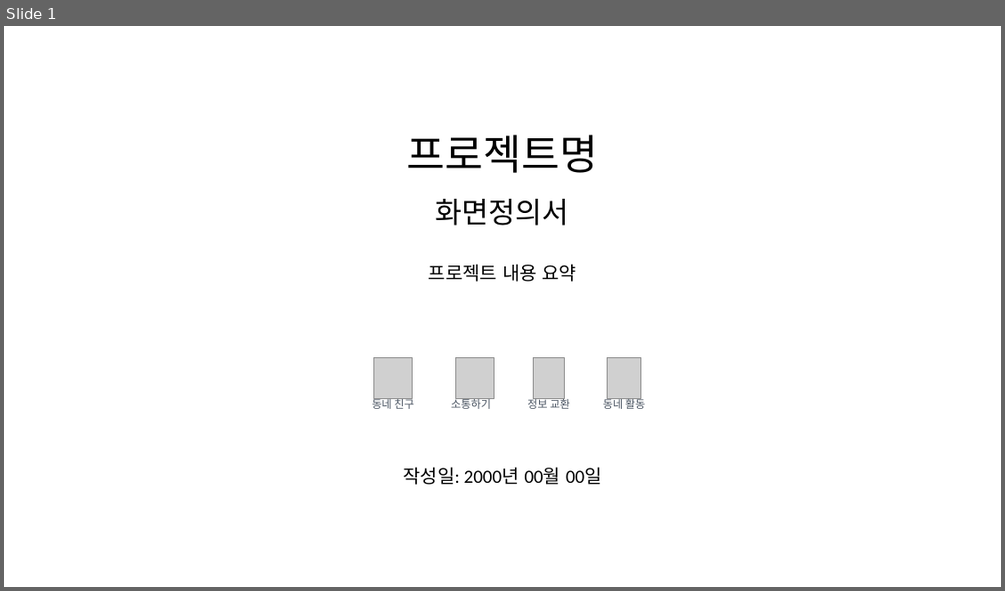
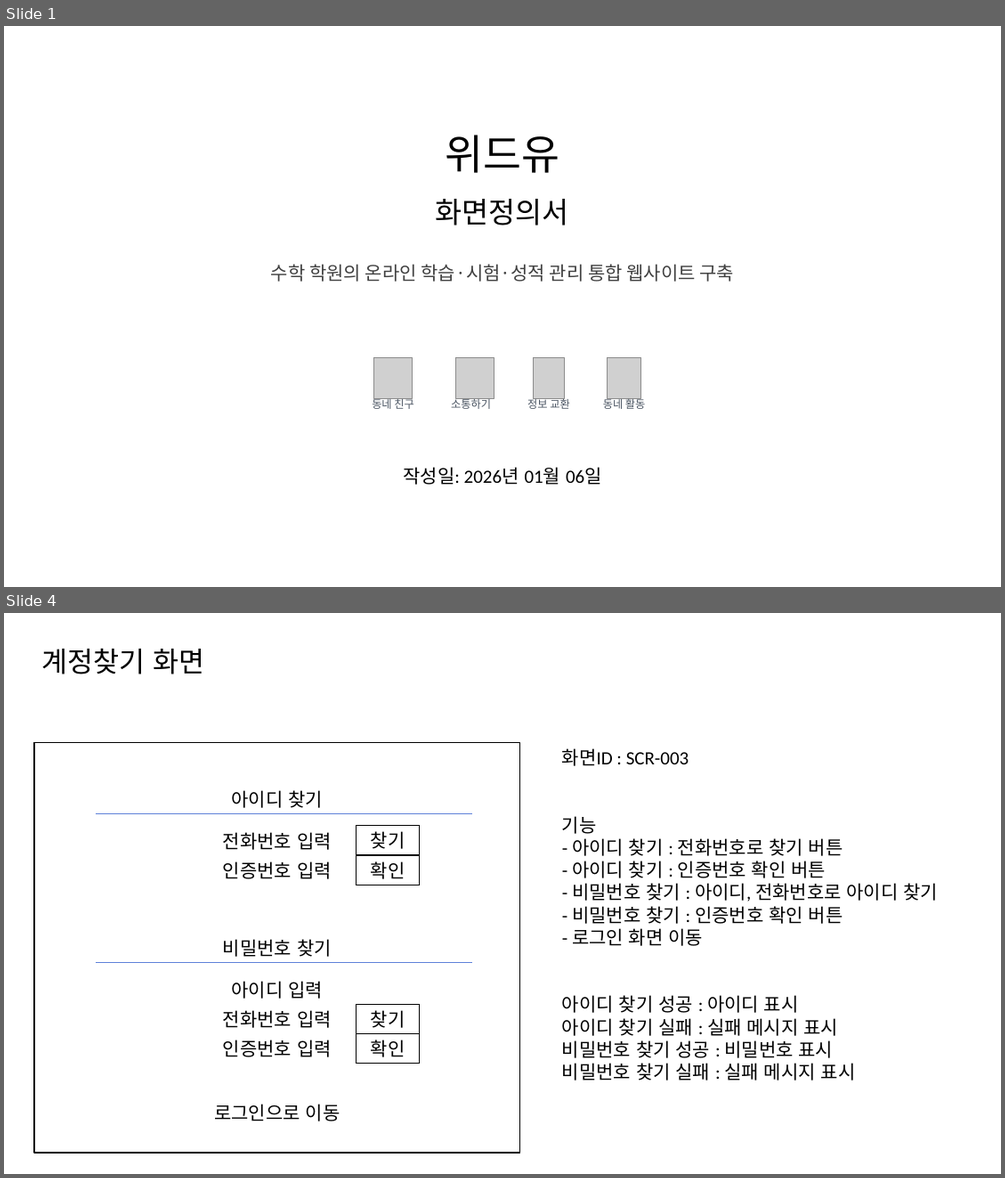
Before and after one commit to wjdgkr3386/withyou, a slide deck: docs/4_화면정의서/화면정의서.pptx. Shown one above the other, each under a label of ours: slide 1 before the commit, slides 1 and 4 after it; the slides between them are not shown. The pictures are 1005x591 and 1005x1178 pixels, drawn with LibreOffice and Linux fonts; fonts in the diff are those of the drawing; grey boxes stand for pictures. Boxes give left, top, right and bottom in pixels: in the first picture for what was removed or moved away, otherwise in the second. Text is boxed around its words. In the diff, an @@ line names an element or a change of style, - is before the commit and + after.

Commit message:
화면정의서 중간커밋

```diff
--- a/docs/4_화면정의서/화면정의서.pptx
+++ b/docs/4_화면정의서/화면정의서.pptx
@@ slide 4 added at box(4, 613, 1001, 1174), background #FFFFFF @@
@@ text added at box(41, 648, 204, 674), 27 pt, text #000000 @@
+계정찾기 화면
@@ rectangle added at box(34, 742, 520, 1153), fill #FFFFFF, outline #000000 1.5 pt @@
@@ text added at box(562, 748, 938, 1080), 18 pt, text #000000 @@
+화면ID : SCR-003
+기능
+- 아이디 찾기 : 전화번호로 찾기 버튼
+- 아이디 찾기 : 인증번호 확인 버튼
+- 비밀번호 찾기 : 아이디, 전화번호로 아이디 찾기
+- 비밀번호 찾기 : 인증번호 확인 버튼
+- 로그인 화면 이동
+아이디 찾기 성공 : 아이디 표시
+아이디 찾기 실패 : 실패 메시지 표시
+비밀번호 찾기 성공 : 비밀번호 표시
+비밀번호 찾기 실패 : 실패 메시지 표시
@@ text added at box(232, 790, 323, 808), 18 pt, text #000000 @@
+아이디 찾기
@@ line added from (96, 813) to (473, 813), #5E81D9 1 pt @@
@@ rectangle added at box(356, 826, 420, 854), outline #000000 0.75 pt, 18 pt, text #000000 @@
+찾기
@@ text added at box(223, 832, 332, 850), 18 pt, text #000000 @@
+전화번호 입력
@@ text added at box(223, 861, 332, 879), 18 pt, text #000000 @@
+인증번호 입력
@@ rectangle added at box(356, 855, 420, 884), outline #000000 0.75 pt, 18 pt, text #000000 @@
+확인
@@ text added at box(223, 939, 332, 957), 18 pt, text #000000 @@
+비밀번호 찾기
@@ line added from (96, 962) to (473, 962), #5E81D9 1 pt @@
@@ text added at box(232, 981, 323, 998), 18 pt, text #000000 @@
+아이디 입력
@@ text added at box(223, 1010, 332, 1028), 18 pt, text #000000 @@
+전화번호 입력
@@ rectangle added at box(356, 1004, 420, 1033), outline #000000 0.75 pt, 18 pt, text #000000 @@
+찾기
@@ text added at box(223, 1039, 332, 1057), 18 pt, text #000000 @@
+인증번호 입력
@@ rectangle added at box(356, 1034, 420, 1063), outline #000000 0.75 pt, 18 pt, text #000000 @@
+확인
@@ text added at box(214, 1103, 340, 1121), 18 pt, text #000000 @@
+로그인으로 이동
@@ slide 1 changed as well @@
@@ text at box(445, 135, 560, 173): text changed @@
-프로젝트명
+위드유
@@ text at box(271, 264, 734, 281): text changed; font Calibri to Noto Sans CJK KR; text colour #000000 to #404040 @@
-프로젝트 내용 요약
+수학 학원의 온라인 학습·시험·성적 관리 통합 웹사이트 구축
@@ text at box(403, 467, 602, 484): text changed @@
-작성일: 2000년 00월 00일
+작성일: 2026년 01월 06일
```
Also in this commit, not shown: 7 other slides added, 1 slide removed.
